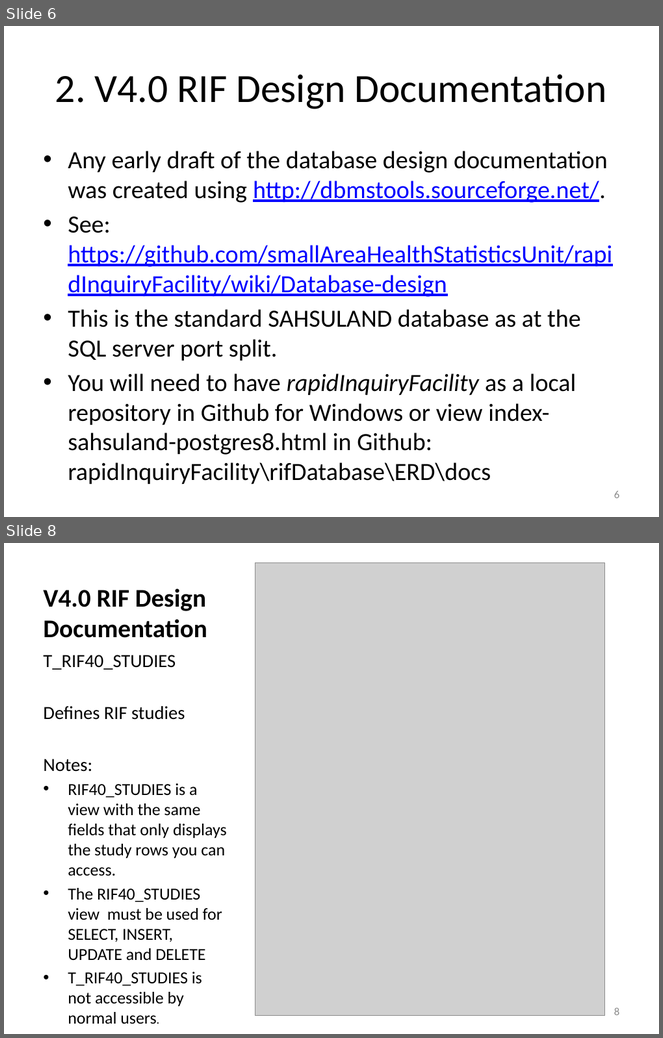
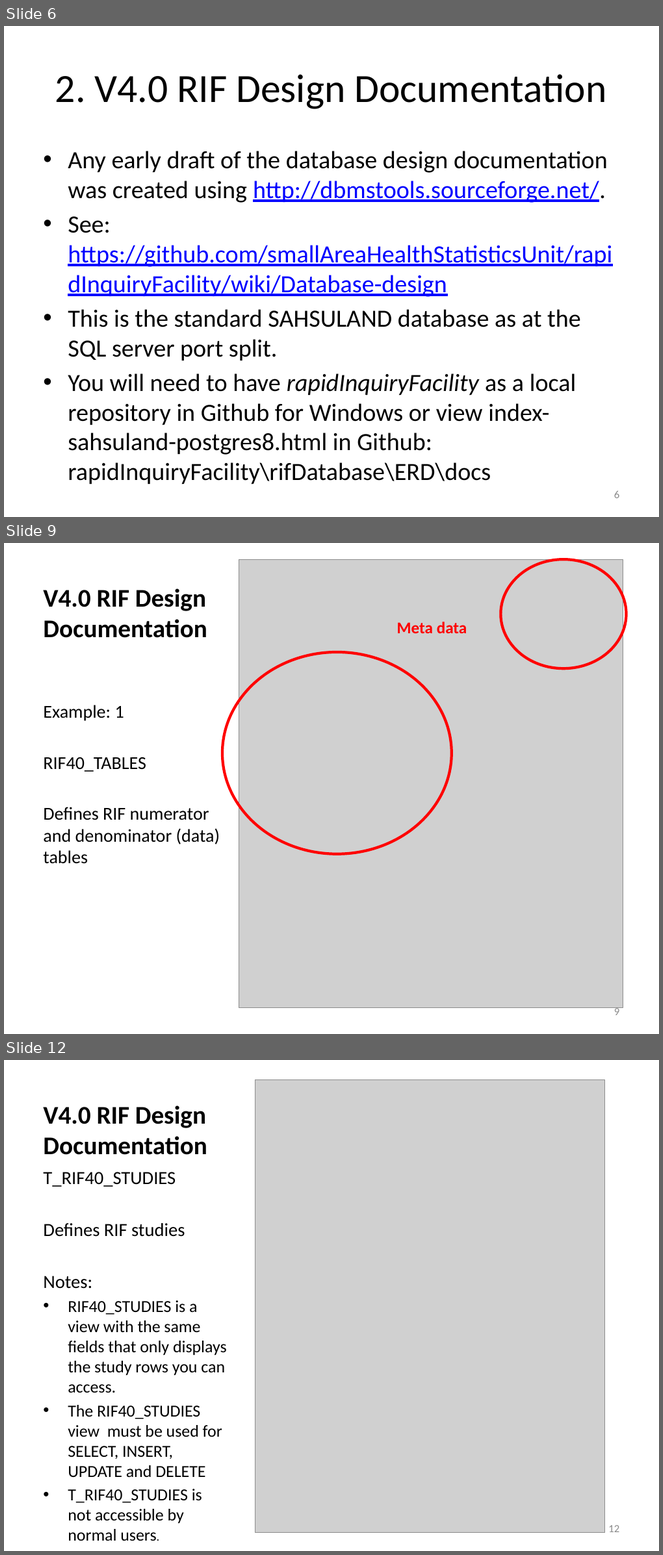
Before and after one commit to smallAreaHealthStatisticsUnit/rapidInquiryFacility, a slide deck: rifDatabase/RIF database.pptx. Shown one above the other, each under a label of ours: slides 6 and 8 before the commit, slides 6, 9 and 12 after it; the slides between them are not shown. The pictures are 663x1038 and 663x1555 pixels, drawn with LibreOffice and Linux fonts; fonts in the diff are those of the drawing; grey boxes stand for pictures. Boxes give left, top, right and bottom in pixels: in the first picture for what was removed or moved away, otherwise in the second. Text is boxed around its words. In the diff, an @@ line names an element or a change of style, - is before the commit and + after.

```diff
--- a/rifDatabase/RIF database.pptx
+++ b/rifDatabase/RIF database.pptx
@@ slide 9 added at (4, 543, 659, 1034), background #FFFFFF @@
@@ picture added at (239, 559, 623, 1008) @@
@@ ellipse added at (501, 559, 627, 669), outline #FF0000 3 pt @@
@@ title added at (43, 589, 207, 638), 28 pt, text #000000, bold @@
+V4.0 RIF Design Documentation
@@ text added at (397, 622, 467, 633), 18 pt, text #FF0000, bold @@
+Meta data
@@ ellipse added at (222, 652, 451, 854), outline #FF0000 3 pt @@
@@ text added at (43, 705, 220, 864), 20 pt, text #000000 @@
+Example: 1
+RIF40_TABLES
+Defines RIF numerator and denominator (data) tables
@@ page number added at (614, 1007, 620, 1016), 12 pt, text #8C8C8C @@
+9
@@ what was slide 8 is now slide 12 @@
@@ page number at (608, 1525, 620, 1533): text changed @@
-8
+12
```
Also in this commit, not shown: 8 slides changed, 13 other slides added, 1 other file.
